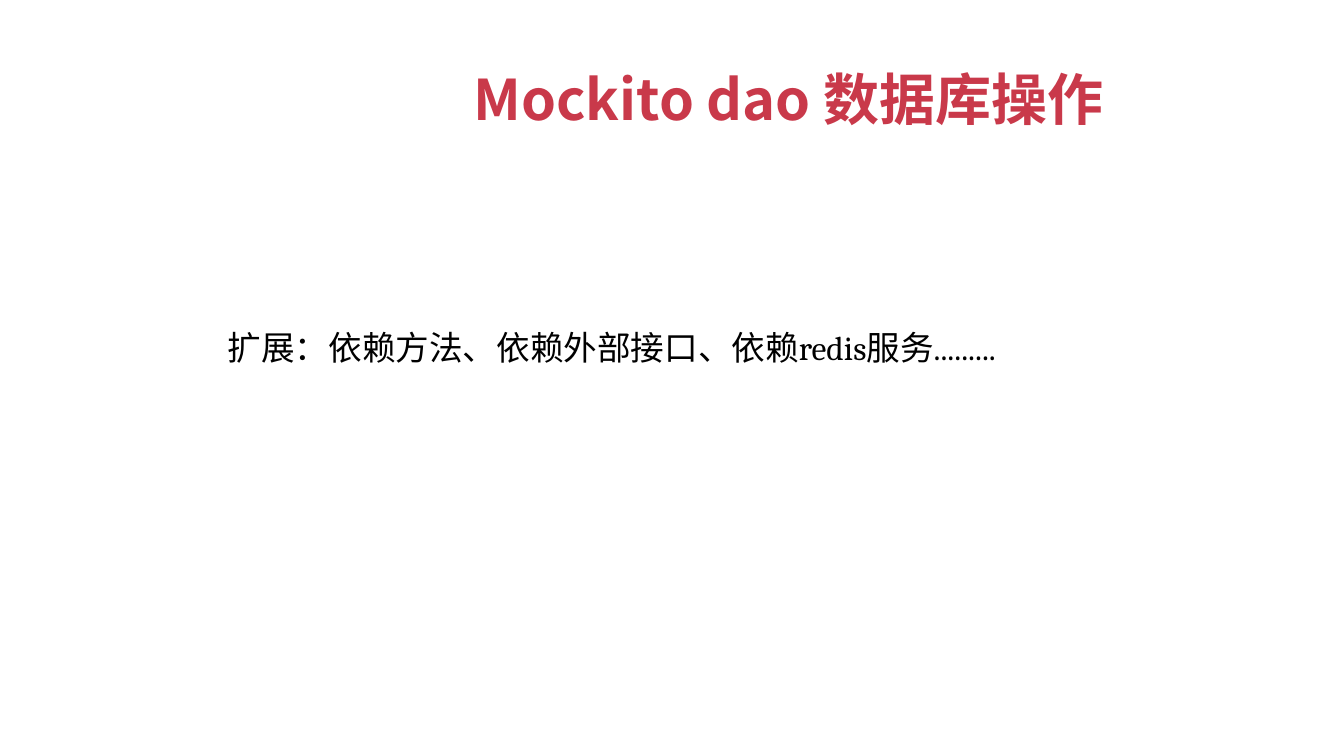
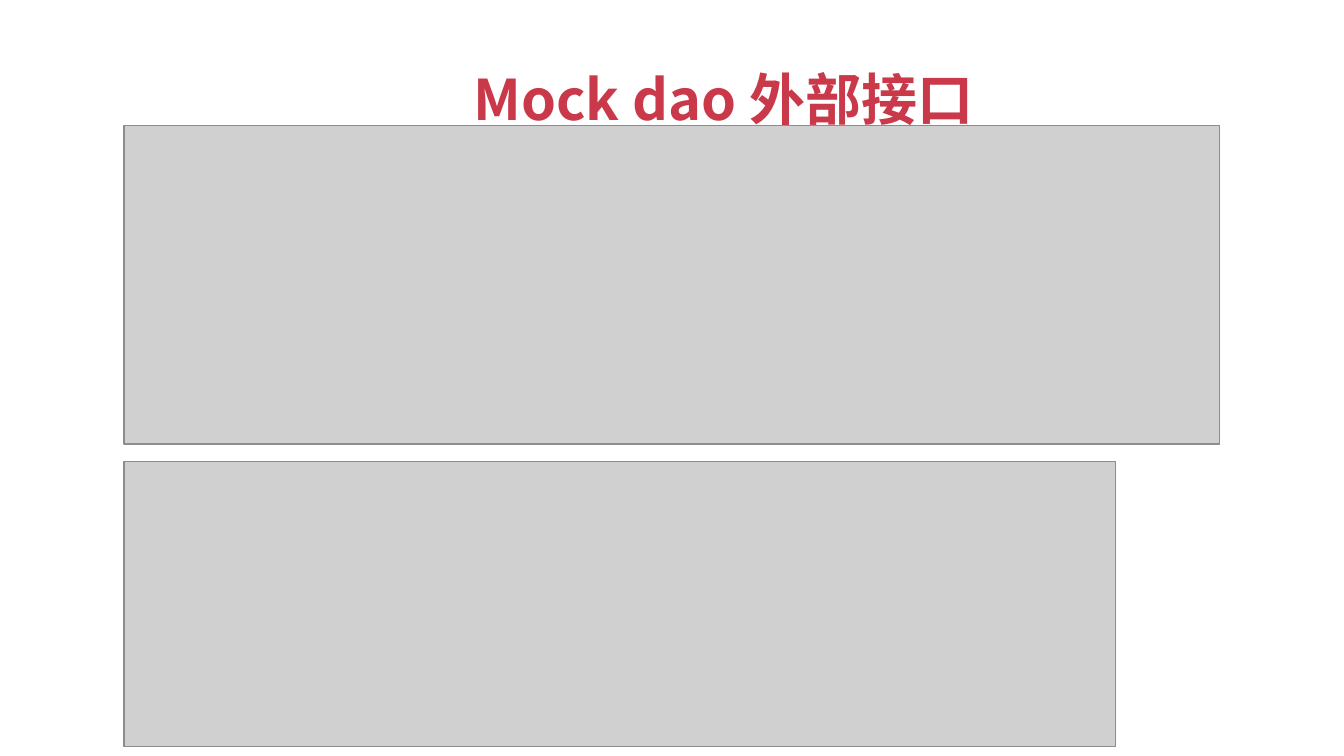
Before and after one commit to stulife/mockito-demo, a slide deck: slide 13 of mockito入门.pptx (slide 14 before the commit). Drawn at 1344x756 pixels with LibreOffice and Linux fonts; fonts in the diff are those of the drawing; grey boxes stand for pictures. Boxes give left, top, right and bottom in pixels: in the first picture for what was removed or moved away, otherwise in the second. Text is boxed around its words. In the diff, an @@ line names an element or a change of style, - is before the commit and + after.

```diff
--- a/mockito入门.pptx
+++ b/mockito入门.pptx
@@ text at (473, 72, 973, 135): text changed @@
-Mockito dao 数据库操作
+Mock dao 外部接口
@@ picture added at (124, 125, 1219, 444) @@
@@ text removed at (228, 331, 996, 363) @@
-扩展：依赖方法、依赖外部接口、依赖redis服务.........
@@ picture added at (124, 461, 1116, 746) @@
```
Also in this commit, not shown: 11 other slides changed, 5 slides added, 2 slides removed, 4 other files.
